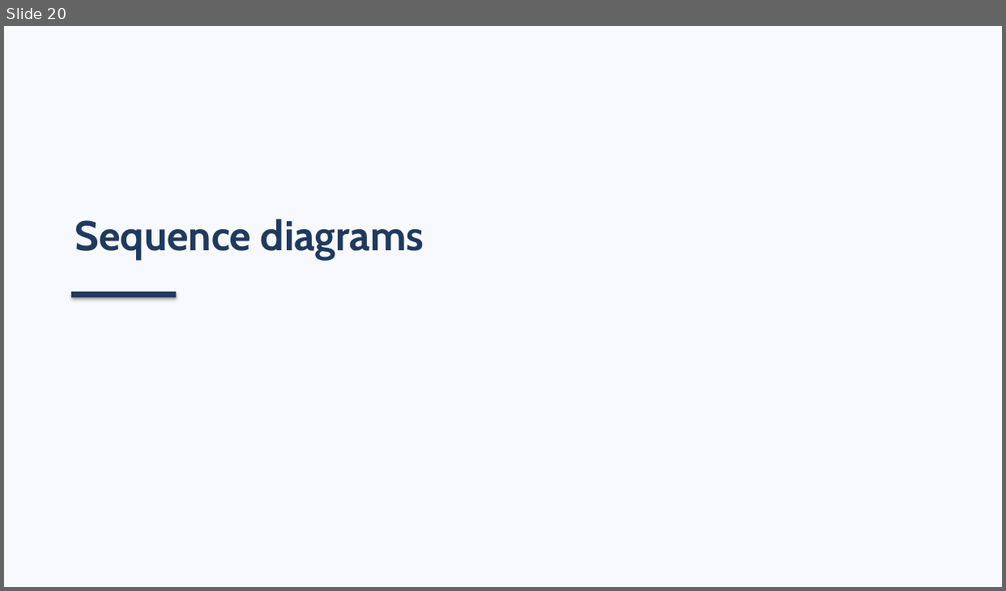
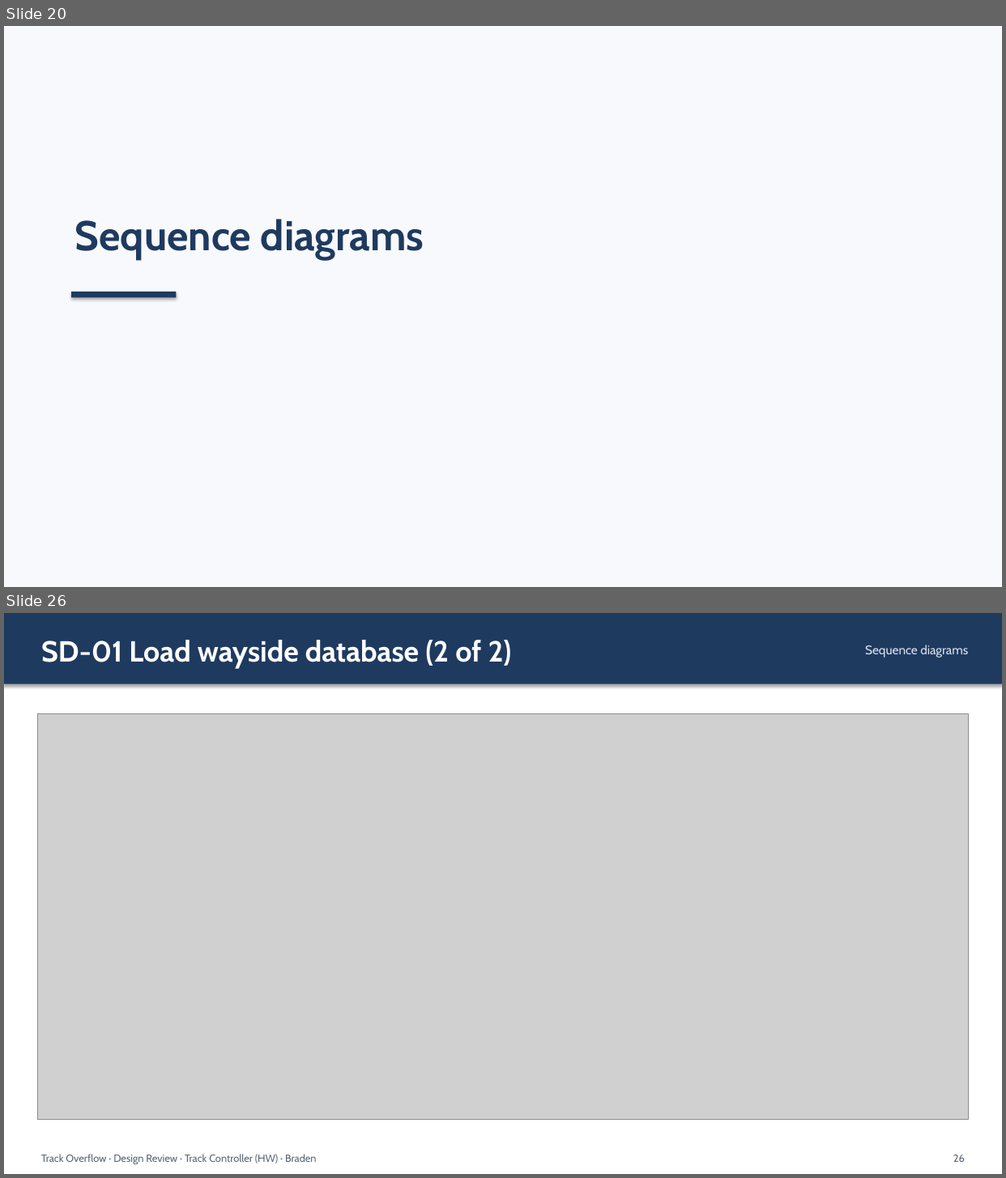
Before and after one commit to Landiss04/Track-Overflow, a slide deck: documents/slides/design_review_track_ctrl_hw.pptx. Shown one above the other, each under a label of ours: slide 20 before the commit, slides 20 and 26 after it; the slides between them are not shown. The pictures are 1006x591 and 1006x1178 pixels, drawn with LibreOffice and Linux fonts; fonts in the diff are those of the drawing; grey boxes stand for pictures. Boxes give left, top, right and bottom in pixels: in the first picture for what was removed or moved away, otherwise in the second. Text is boxed around its words. In the diff, an @@ line names an element or a change of style, - is before the commit and + after.

Commit message:
Design review deck: split SD-05, SD-01 and SD-02 across two slides; narrow SD-02

```diff
--- a/documents/slides/design_review_track_ctrl_hw.pptx
+++ b/documents/slides/design_review_track_ctrl_hw.pptx
@@ slide 26 added at [4,613,1002,1174], background #FFFFFF @@
@@ rectangle added at [4,613,1002,684], fill #1F3A5F @@
@@ text added at [41,640,512,668], 28 pt, text #FFFFFF, bold @@
+SD-01 Load wayside database (2 of 2)
@@ text added at [865,645,968,658], 12 pt, text #D9E2EC @@
+Sequence diagrams
@@ picture added at [38,714,968,1120] @@
@@ text added at [41,1154,317,1165], 10 pt, text #5B6775 @@
+Track Overflow · Design Review · Track Controller (HW) · Braden
@@ text added at [953,1155,965,1162], 10 pt, text #5B6775 @@
+26
```
Also in this commit, not shown: 15 slides changed, 2 other slides added, 4 other files.
